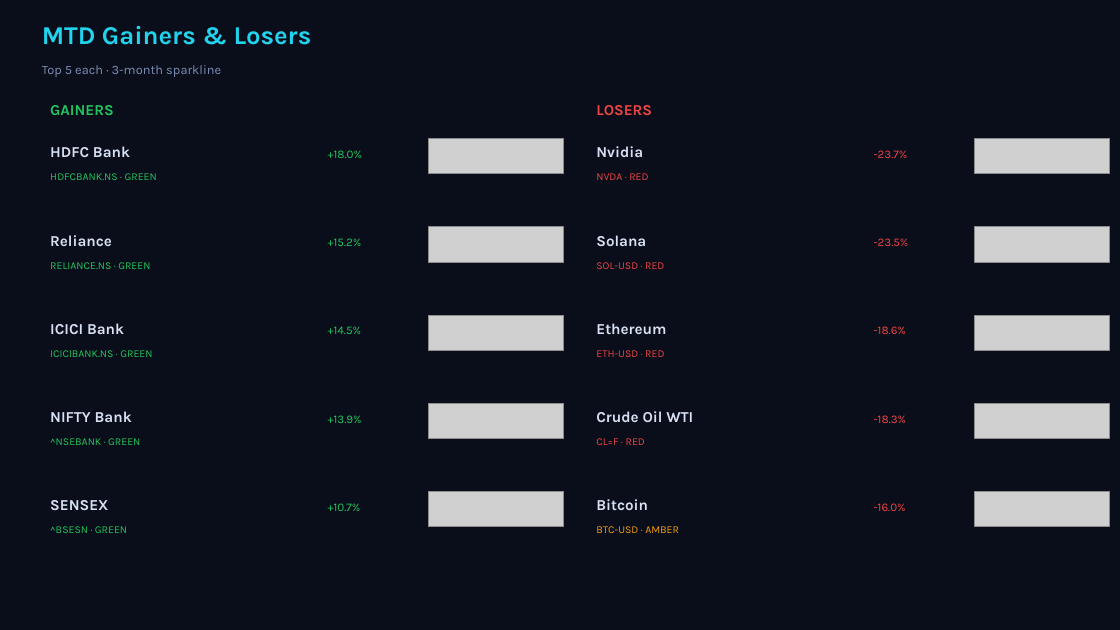
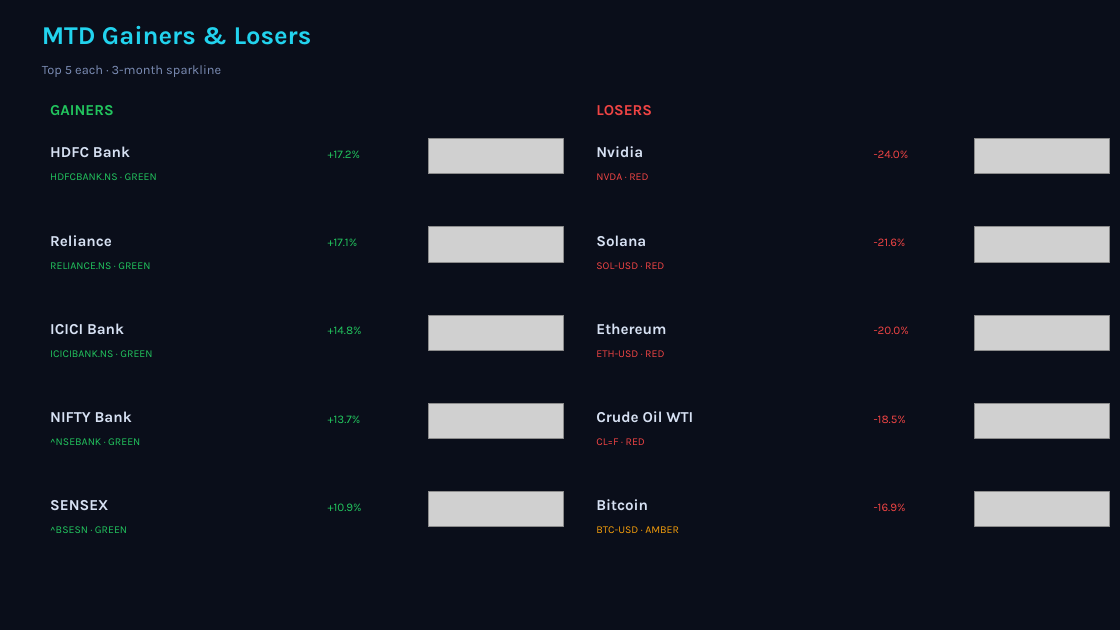
Before and after one commit to Pravkum23/pmr-terminal, a slide deck: slide 2 of docs/pmr_daily.pptx. Drawn at 1120x630 pixels with LibreOffice and Linux fonts; fonts in the diff are those of the drawing; grey boxes stand for pictures. Boxes give left, top, right and bottom in pixels: in the first picture for what was removed or moved away, otherwise in the second. Text is boxed around its words. In the diff, an @@ line names an element or a change of style, - is before the commit and + after.

```diff
--- a/docs/pmr_daily.pptx
+++ b/docs/pmr_daily.pptx
@@ text at [328, 150, 361, 158]: text changed @@
-+18.0%
++17.2%
@@ text at [874, 150, 909, 158]: text changed @@
--23.7%
+-24.0%
@@ text at [328, 238, 358, 246]: text changed @@
-+15.2%
++17.1%
@@ text at [874, 238, 906, 246]: text changed @@
--23.5%
+-21.6%
@@ text at [328, 326, 362, 334]: text changed @@
-+14.5%
++14.8%
@@ text at [874, 326, 909, 334]: text changed @@
--18.6%
+-20.0%
@@ text at [328, 415, 361, 423]: text changed @@
-+13.9%
++13.7%
@@ text at [874, 415, 906, 423]: text changed @@
--18.3%
+-18.5%
@@ text at [328, 503, 362, 511]: text changed @@
-+10.7%
++10.9%
@@ text at [874, 503, 906, 511]: text changed @@
--16.0%
+-16.9%
```
Also in this commit, not shown: 3 other slides changed, 2 other files.
